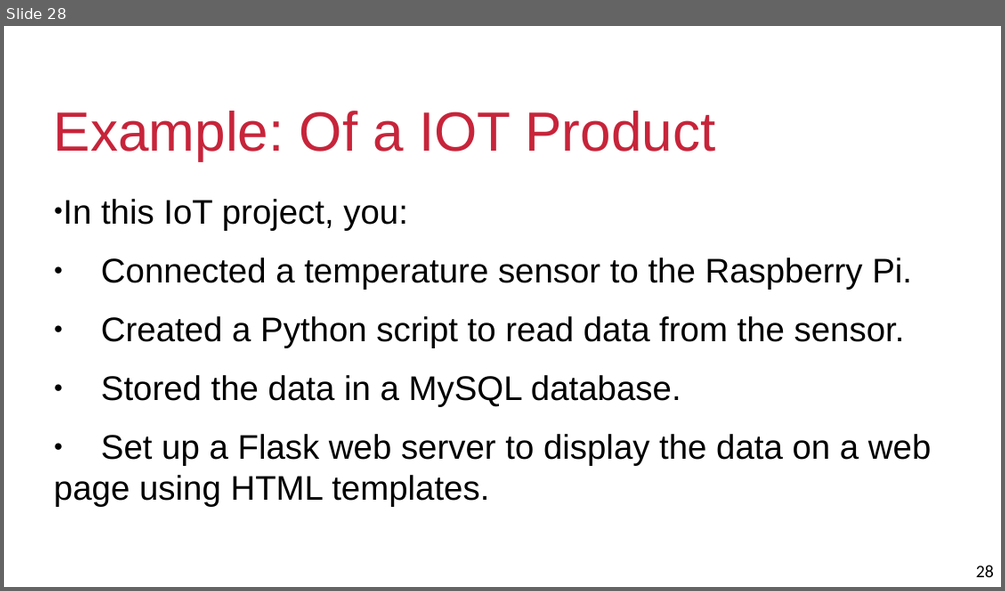
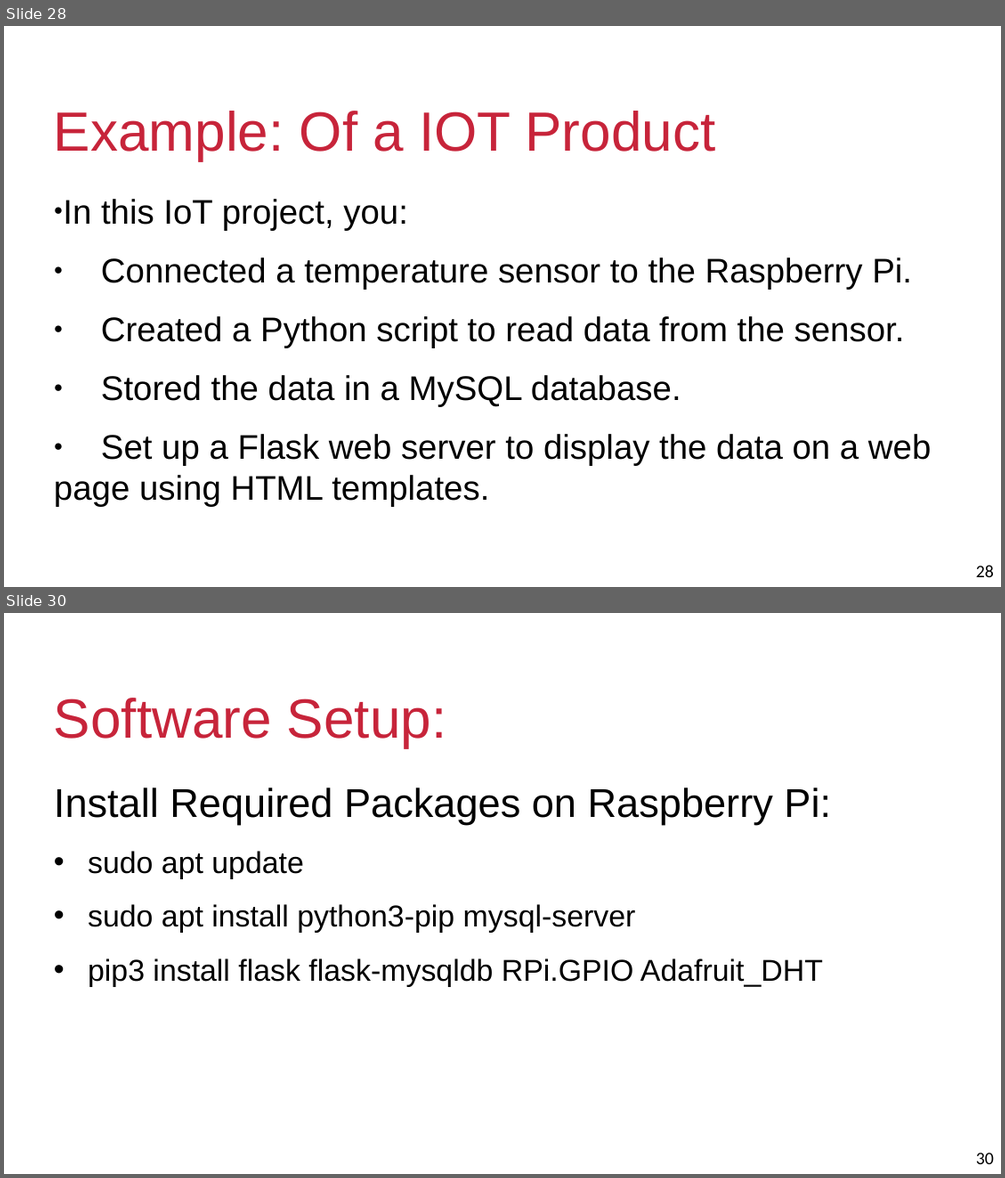
Before and after one commit to heikhama/IOT, a slide deck: iotimplementation.pptx. Shown one above the other, each under a label of ours: slide 28 before the commit, slides 28 and 30 after it; the slides between them are not shown. The pictures are 1005x591 and 1005x1178 pixels, drawn with LibreOffice and Linux fonts; fonts in the diff are those of the drawing; background and template pictures are left out. Boxes give left, top, right and bottom in pixels: in the first picture for what was removed or moved away, otherwise in the second. Text is boxed around its words. In the diff, an @@ line names an element or a change of style, - is before the commit and + after.

```diff
--- a/iotimplementation.pptx
+++ b/iotimplementation.pptx
@@ slide 30 added at bbox=[4, 613, 1001, 1174], background #FFFFFF; not listed: 1 template element that a slide beside it also shows @@
@@ title added at bbox=[54, 698, 446, 747], 44 pt, text #C7243A @@
+Software Setup:
@@ text added at bbox=[54, 787, 831, 987], 24 pt, text #000000 @@
+Install Required Packages on Raspberry Pi:
+• sudo apt update
+• sudo apt install python3-pip mysql-server
+• pip3 install flask flask-mysqldb RPi.GPIO Adafruit_DHT
```
Also in this commit, not shown: 1 slide changed, 3 other slides added, 1 other file.
